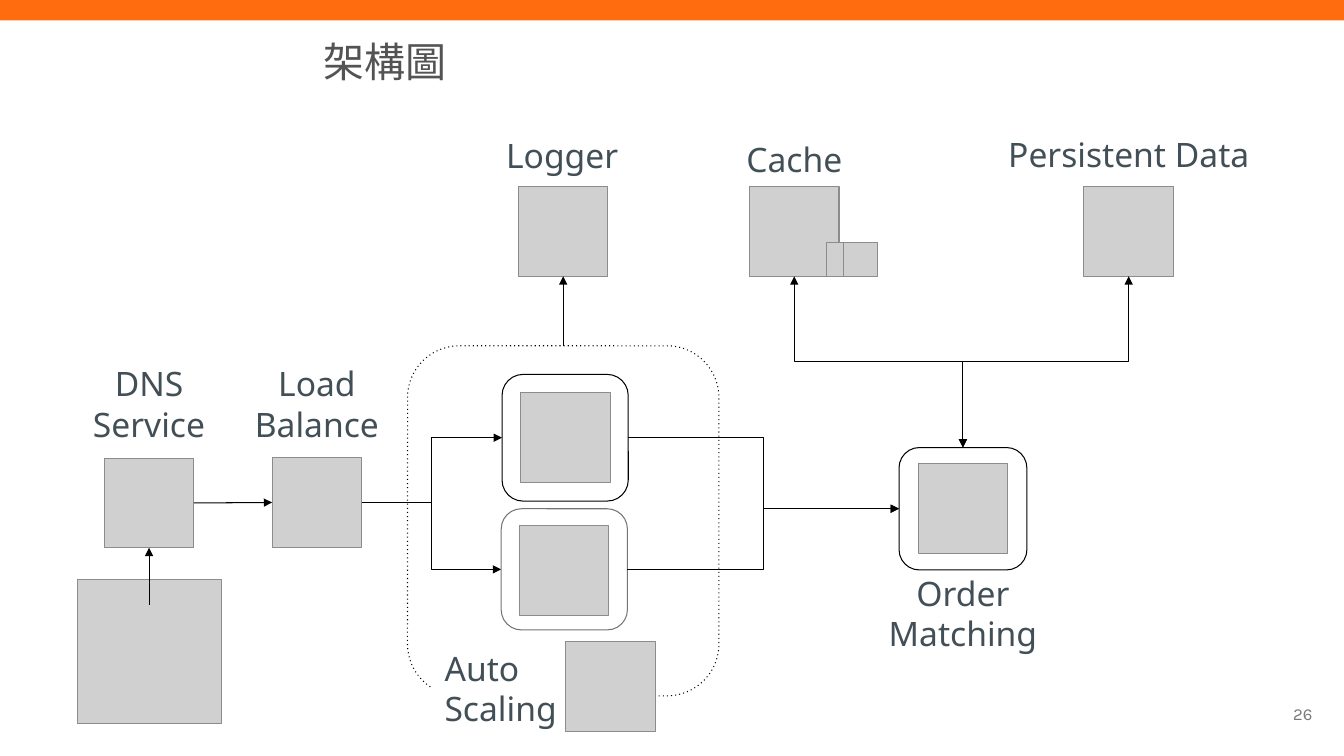
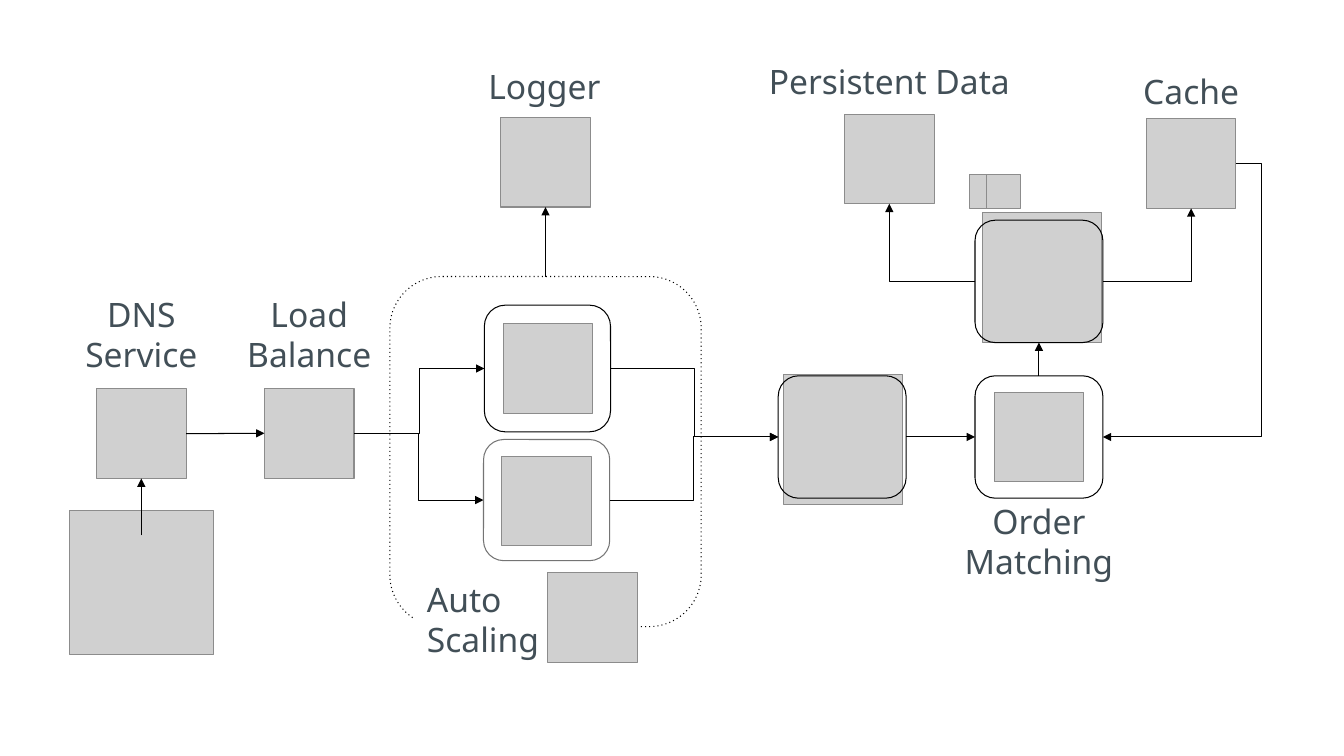
Before and after one commit to TerryChengTW/Dc3n, a slide deck: slide 13 of dc3n.pptx (slide 26 before the commit). Drawn at 1344x756 pixels with LibreOffice and Linux fonts; fonts in the diff are those of the drawing; grey boxes stand for pictures; background and template pictures are left out. Boxes give left, top, right and bottom in pixels: in the first picture for what was removed or moved away, otherwise in the second. Text is boxed around its words. In the diff, an @@ line names an element or a change of style, - is before the commit and + after.

Commit message:
Update presentation file
Revised the content of dc3n.pptx to reflect new project data and improve overall presentation layout. This includes changes to several slides to enhance clarity and visual appeal.

```diff
--- a/dc3n.pptx
+++ b/dc3n.pptx
@@ rectangle removed at (x1=0, y1=0, x2=1344, y2=20) @@
@@ text removed at (x1=324, y1=42, x2=447, y2=81) @@
-架構圖
@@ text "Persistent Data" moved from (x1=1008, y1=142, x2=1249, y2=168) to (x1=769, y1=69, x2=1009, y2=95) @@
@@ text "Cache" moved from (x1=746, y1=146, x2=842, y2=173) to (x1=1143, y1=78, x2=1239, y2=105) @@
@@ picture moved from (x1=1084, y1=187, x2=1174, y2=276) to (x1=845, y1=114, x2=935, y2=204) @@
@@ picture moved from (x1=750, y1=187, x2=840, y2=276) to (x1=1146, y1=119, x2=1236, y2=209) @@
@@ picture moved from (x1=844, y1=243, x2=877, y2=276) to (x1=970, y1=174, x2=1003, y2=208) @@
@@ picture moved from (x1=827, y1=243, x2=860, y2=276) to (x1=987, y1=174, x2=1020, y2=208) @@
@@ elbow double arrow moved from (963, 448) - (1129, 276) to (1236, 163) - (1103, 438) @@
@@ elbow double arrow (1236, 163) - (1103, 438): elbow double arrow to elbow arrow @@
@@ 2 texts, 1 picture, 1 arrow moved together from (x1=445, y1=144, x2=655, y2=732) to (x1=427, y1=75, x2=638, y2=662) @@
@@ elbow arrow added from (975, 281) to (889, 204), #000000 0.75 pt @@
@@ elbow arrow added from (1103, 281) to (1192, 209), #000000 0.75 pt @@
@@ rounded rectangle added at (x1=975, y1=220, x2=1103, y2=342), outline #000000 0.75 pt @@
@@ picture added at (x1=983, y1=213, x2=1102, y2=343) @@
@@ picture moved from (x1=519, y1=525, x2=609, y2=615) to (x1=503, y1=324, x2=593, y2=413) @@
@@ arrow added from (1040, 376) to (1040, 343), #000000 0.75 pt @@
@@ elbow arrow moved from (362, 503) - (501, 570) to (354, 434) - (485, 369) @@
@@ elbow double arrow moved from (795, 276) - (963, 448) to (611, 369) - (778, 438) @@
@@ elbow double arrow (611, 369) - (778, 438): elbow double arrow to elbow arrow @@
@@ rounded rectangle added at (x1=778, y1=376, x2=906, y2=498), outline #000000 0.75 pt @@
@@ picture added at (x1=783, y1=375, x2=902, y2=505) @@
@@ 1 picture, 1 text, 1 rounded rectangle moved together from (x1=889, y1=448, x2=1037, y2=654) to (x1=965, y1=376, x2=1113, y2=582) @@
@@ 2 pictures, 1 text, 1 arrow moved together from (x1=77, y1=370, x2=379, y2=724) to (x1=70, y1=301, x2=371, y2=654) @@
@@ elbow arrow moved from (362, 503) - (502, 438) to (354, 434) - (484, 500) @@
@@ 3 rounded rectangles, 1 picture moved together from (x1=407, y1=187, x2=719, y2=696) to (x1=390, y1=118, x2=702, y2=626) @@
@@ elbow arrow moved from (628, 438) - (899, 509) to (610, 500) - (778, 438) @@
@@ arrow added from (906, 438) to (975, 438), #000000 0.75 pt @@
@@ 1 picture, 1 text, 1 arrow moved together from (x1=93, y1=371, x2=362, y2=605) to (x1=85, y1=302, x2=354, y2=535) @@
@@ picture moved from (x1=521, y1=393, x2=611, y2=483) to (x1=502, y1=457, x2=592, y2=546) @@
@@ elbow arrow removed from (627, 570) to (899, 509) @@
@@ page number removed at (x1=1293, y1=709, x2=1312, y2=720) @@
-26
```
Also in this commit, not shown: 11 other slides changed, 1 slide removed.
